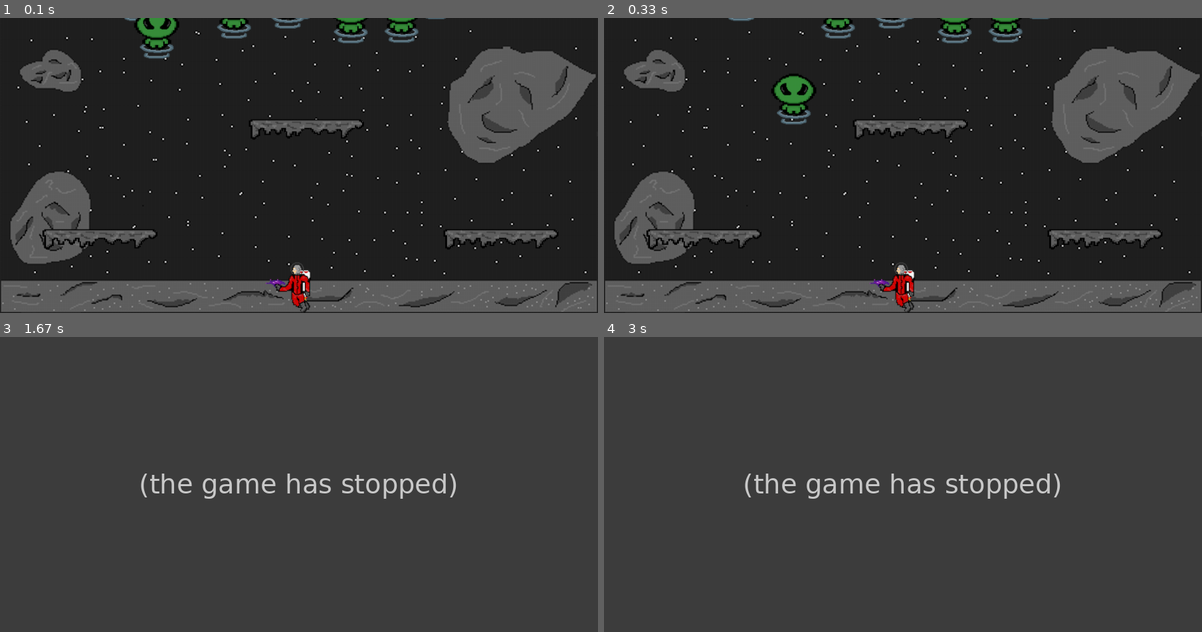
Above: before the commit, frames 1-4 (two rows, left to right).
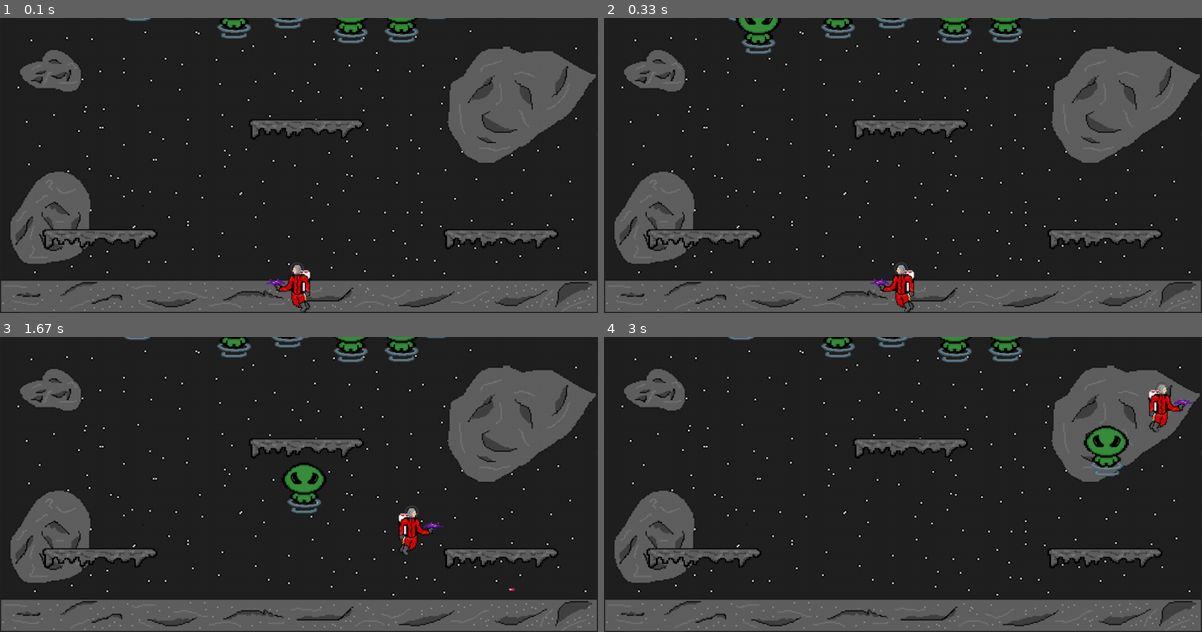
Above: after the commit, the same moments.

Repository: Emarr1113/FinalPygame
Game: pygame game, started from PythonGame.py
Same seed, same stepped clock (60 frames per second), same inputs: the game is played once before the commit and once after it.
Inputs:
- Up to frame 1 (0.1 s): no input
- Up to frame 2 (0.33 s): no input
- Up to frame 3 (1.67 s): hold Right 0.33-0.8 s; hold Right 0.83-1.3 s; tap Space at 0.9, 1.2 s; tap S at 0.98 s
- Up to frame 4 (3 s): hold Right 1.9-2.3 s; tap Space at 1.97, 2.27, 2.4, 2.7 s; hold Right 2.33-2.97 s; tap S at 2.48 s

The runs differ from the first frame. In frame 1, 0.6% of the frame differs, in the area x 21-30%, y 0-14%; in frame 2, 1.3%; in frame 3, 96%; in frame 4, 96%, in the area x 0-100%, y 0-100%.
Before the commit the program exited at 1.57 s; later frames show no game.

Commit message:
FPS constant

Diff:
--- a/PythonGame.py
+++ b/PythonGame.py
@@ -16,10 +16,6 @@
 clock = pygame.time.Clock()
 
 font = pygame.font.Font(None, 25)
-
-frame_count = 0
-frame_rate = 60
-start_time = 90
 
 pygame.display.set_caption("Cosmic Defender")
 
@@ -248,25 +244,8 @@
     if hits:
         event.type = sys.exit()
 
-    #Stopwatch -----NOT DONE
-    # total_seconds = frame_count // frame_rate
-    #
-    # # Divide by 60 to get total minutes
-    # minutes = total_seconds // 60
-    #
-    # # Use modulus (remainder) to get seconds
-    # seconds = total_seconds % 60
-    #
-    # # Use python string formatting to format in leading zeros
-    # output_string = "Time Survived {0:02}:{1:02}".format(minutes, seconds)
-    #
-    # # Blit to the screen
-    # text = font.render(output_string, True, yellow)
-    # screen.blit(text, [250, 250])
-    #
-    # frame_count += 1
-    #
-    # clock.tick(frame_rate)
+    clock.tick(30)
+
 
     active_sprites.update()
 
